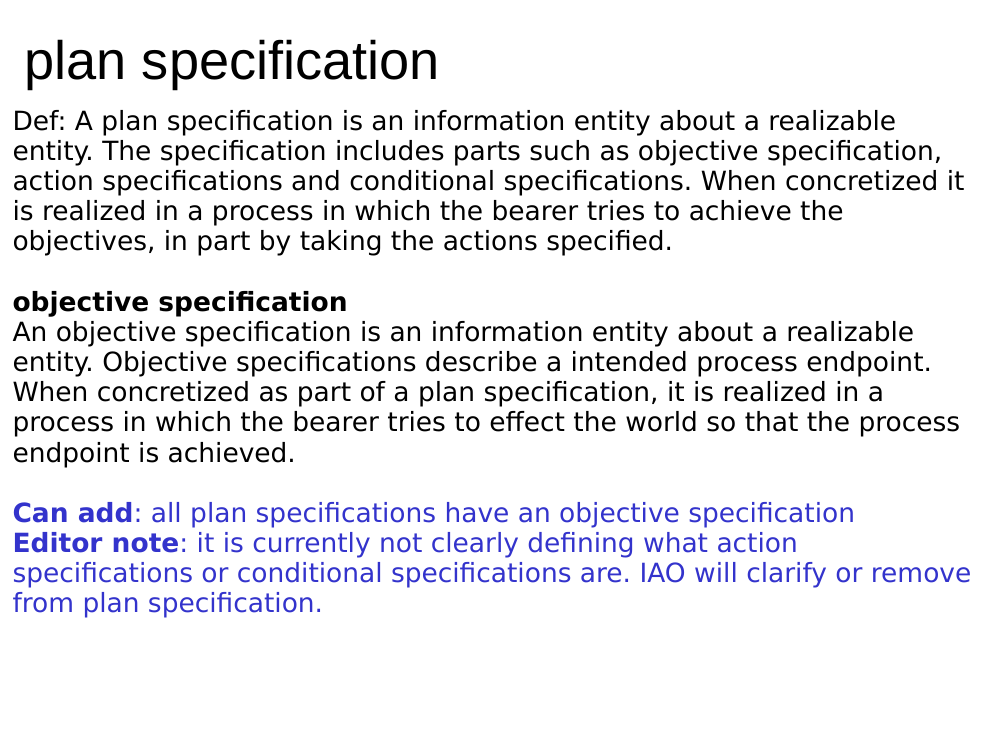
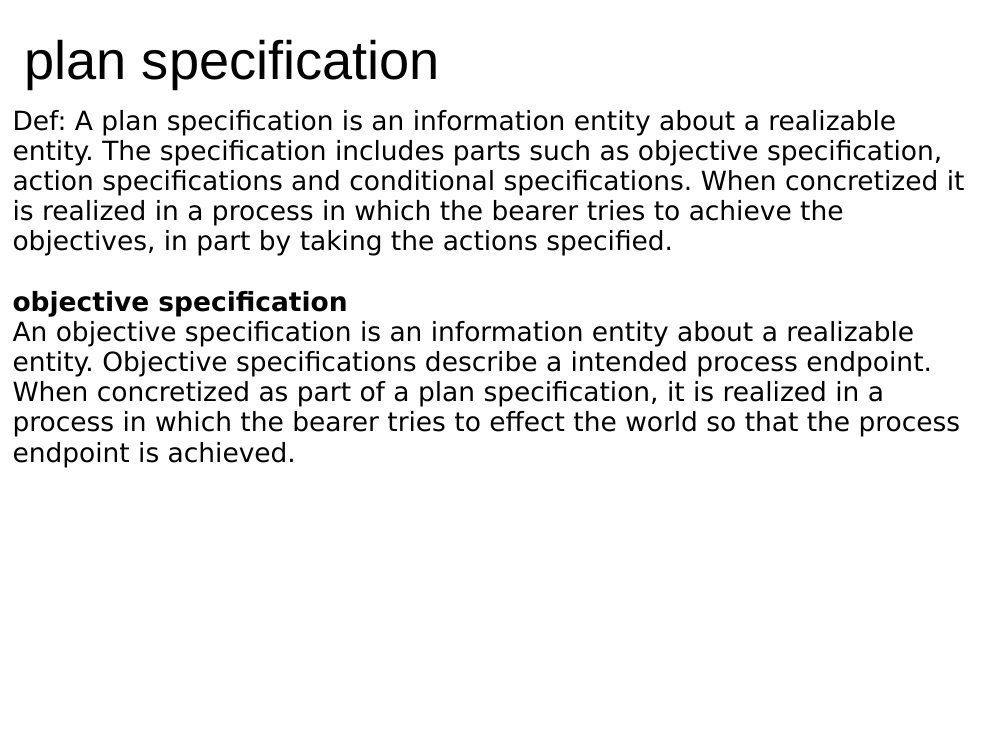
Before and after one commit to jamesaoverton/obi-backup, a slide deck: slide 3 of docs/developer/PlanAndPlannedProcessDocs/Plans_and_Planned_Processes.ppt. Drawn at 1008x756 pixels with LibreOffice and Linux fonts; fonts in the diff are those of the drawing. Boxes give left, top, right and bottom in pixels: in the first picture for what was removed or moved away, otherwise in the second. Text is boxed around its words. In the diff, an @@ line names an element or a change of style, - is before the commit and + after.

```diff
--- a/docs/developer/PlanAndPlannedProcessDocs/Plans_and_Planned_Processes.ppt
+++ b/docs/developer/PlanAndPlannedProcessDocs/Plans_and_Planned_Processes.ppt
@@ text at bbox=[13, 502, 971, 618]: paragraphs removed @@
-Can add: all plan specifications have an objective specification
-Editor note: it is currently not clearly defining what action specifications or conditional specifications are. IAO will clarify or remove from plan specification.
```
Also in this commit, not shown: 10 other slides changed.
